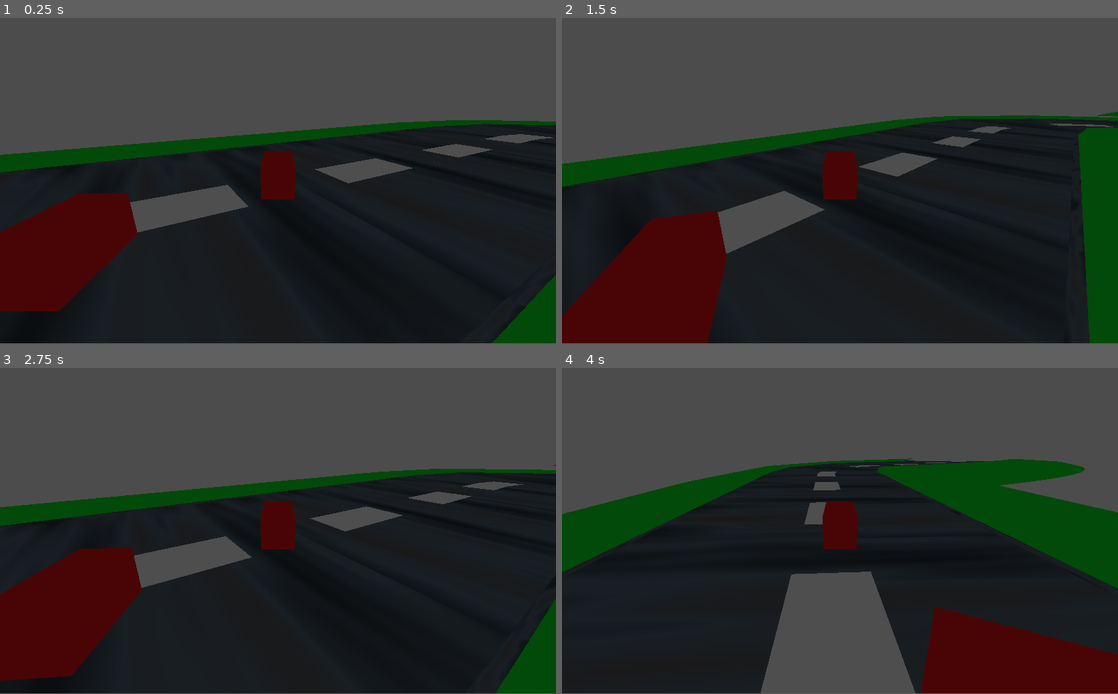
Above: before the commit, frames 1-4 (two rows, left to right).
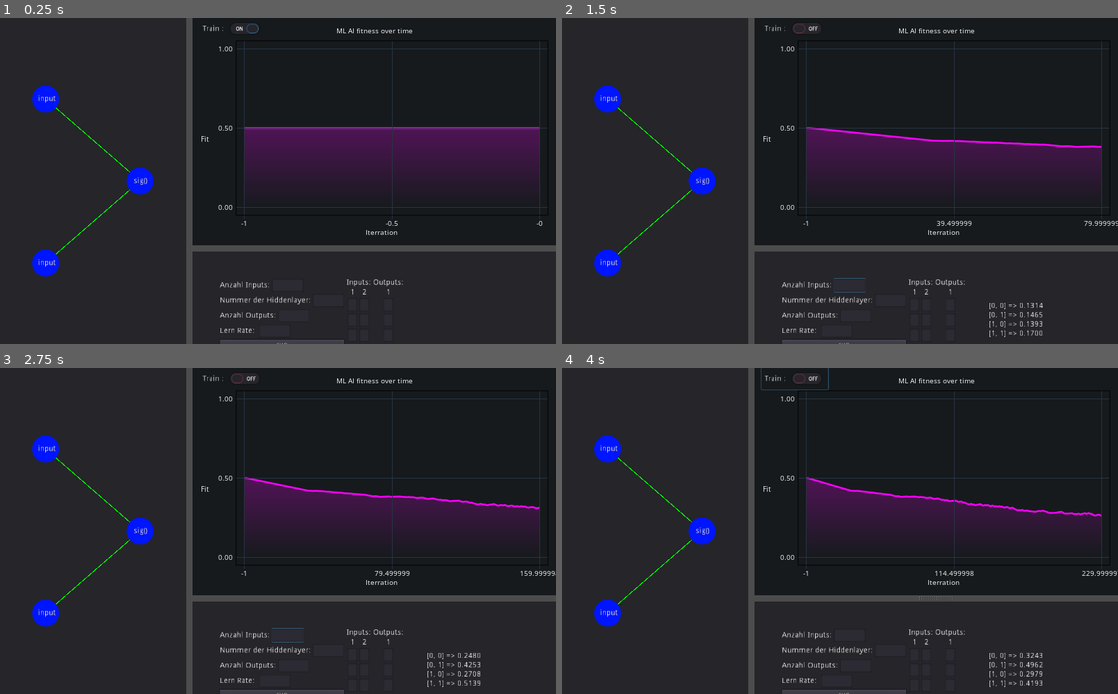
Above: after the commit, the same moments.

Repository: ex0rix/GML
Game: Godot game, scene res://Main.tscn
The game is run twice, just before and just after one commit, with the same random seed, the same clock (stepped at 60 frames per second) and the same inputs. Before the commit the project starts from res://Spatial.tscn.
Inputs (mouse positions are in pixels of both pictures, inside the frame that each line leads up to):
- Up to frame 1 (0.25 s): no input
- Up to frame 2 (1.5 s): click (795, 27) at 0.5 s, where only the run after the commit has a clickable "Train :"; move the mouse to (962, 164) at 1.27 s; hold Right (ui_right) from 1.28 s (still down)
- Up to frame 3 (2.75 s): move the mouse to (166, 547) at 2.02 s; release Right (ui_right) at 2.03 s; hold Left (ui_left) from 2.03 s (still down)
- Up to frame 4 (4 s): move the mouse to (895, 459) at 2.77 s; release Left (ui_left) at 2.78 s; hold Right (ui_right) 2.78-3.53 s; move the mouse to (812, 596) at 3.52 s; hold Up (ui_up) from 3.53 s (still down)
In our replay, the window is 800x468 before the commit and 800x469 after it. These sizes can differ from the game's own. Grey fills any space a smaller window leaves; there, only what the larger window draws over its background counts as a difference.

The runs differ from the first frame. In frame 1, 59% of the frame differs, in the area x 0-100%, y 0-100%; in frame 2, 61%; in frame 3, 58%; in frame 4, 64%.

Commit message:
Version 1.0

Diff:
--- a/Main.tscn
+++ b/Main.tscn
@@ -19,6 +19,8 @@
 rect_clip_content = true
 
 [node name="ArchitectureDiagramm" parent="HSplitContainer2/ScrollContainer" instance=ExtResource( 4 )]
+Spaltenanzahl = 2
+anzahlProSpalte = [ 2, 1 ]
 
 [node name="HSplitContainer" type="VSplitContainer" parent="HSplitContainer2"]
 margin_left = 355.0
@@ -63,7 +65,8 @@
 margin_top = 50.0
 margin_right = 669.0
 margin_bottom = 170.0
+architectureDiagrammPath = NodePath("../../../ScrollContainer/ArchitectureDiagramm")
 
-[connection signal="dragged" from="HSplitContainer2" to="." method="_on_HSplitContainer2_dragged"]
+[connection signal="resized" from="HSplitContainer2/ScrollContainer" to="." method="_on_ScrollContainer_resized"]
 [connection signal="toggled" from="HSplitContainer2/HSplitContainer/Container/CheckButton" to="." method="_on_CheckButton_toggled"]
 [connection signal="run" from="HSplitContainer2/HSplitContainer/Panel/Settings" to="." method="_on_Settings_run"]
--- a/NeuralNetwork.gd
+++ b/NeuralNetwork.gd
@@ -56,8 +56,8 @@
 		else:
 			for j in _neuronLayers[i-1].size():
 				neuronInputs.append(_neuronLayers[i-1][j].getOutput())
-		if neuronInputs.size() == 1:
-			breakpoint
+#		if neuronInputs.size() == 1:
+#			breakpoint
 		for j in _neuronLayers[i].size():
 			_neuronLayers[i][j].applyDelta(neuronInputs, _stepSize)
 
--- a/Neuron.gd
+++ b/Neuron.gd
@@ -51,6 +51,6 @@
 
 func _randomize_weights(stepSize):
 	for i in _weights.size():
-		_weights[i] = clamp(_weights[i] + stepSize * (randf() - 0.5), -5.0, 5.0)
+		_weights[i] = clamp(0.0 + stepSize * (randf() - 0.5), -5.0, 5.0)
 	_bias = clamp(_bias + stepSize * (randf() - 0.5), -5.0, 5.0)
 	_bias = -2.5
--- a/Settings.gd
+++ b/Settings.gd
@@ -116,8 +116,8 @@
 		architectureDiagramm.changeDiagramm(anzahlHiddenlayer+2, aProSpalte)
 
 	var dataSet = {
-		"inputs" : [],
-		"outputs" : []
+		"inputs" : inputs,
+		"outputs" : outputs
 	}
 	self.emit_signal("run", aProSpalte, stepSize, dataSet)
 
--- a/Settings.tscn
+++ b/Settings.tscn
@@ -973,6 +973,12 @@
 rect_min_size = Vector2( 70, 0 )
 size_flags_horizontal = 0
 text = "-"
+
+[node name="Label" type="Label" parent="HBoxContainer"]
+margin_left = 381.0
+margin_top = 77.0
+margin_right = 381.0
+margin_bottom = 91.0
 
 [connection signal="text_changed" from="HBoxContainer/ValInput/HBoxContainer2/anzahlInputs" to="." method="_on_anzahlInputs_text_changed"]
 [connection signal="text_changed" from="HBoxContainer/ValInput/HBoxContainer/anzahlHiddenlayer" to="." method="_on_anzahlHiddenlayer_text_changed"]
--- a/TestNNetwork.gd
+++ b/TestNNetwork.gd
@@ -29,7 +29,7 @@
 func _ready():
 	neuralNetwork = NeuralNetwork.new([2, 4, 1], 1.8)
 	#$HSplitContainer2/HSplitContainer/Panel/Settings._on_run_pressed()
-	run = true
+	run = false
 	#seed(42069)
 	randomize()
 	neuralNetwork.radomize_weights(1.9)
@@ -48,14 +48,21 @@
 			##Only ONE output at moment TODO array lenght
 			var outputDif = pow(curDataSet["outputs"][i][0] - outputs[0], 2)
 			totalError += outputDif
-		totalError = totalError / nTrainingSets
+		if totalError != 0:
+			totalError = totalError / nTrainingSets
 
-#		if bestOutputDif > totalError:# || iter % 500 == 0:
-#			bestOutputDif = totalError
-#			##Print debug###
-#			print(iter, ": ", bestOutputDif)
-#			for i in nTrainingSets:
-#				print(curDataSet["inputs"][i], " => ",neuralNetwork.calc(curDataSet["inputs"][i]))
+		if bestOutputDif > totalError:# || iter % 500 == 0:
+			bestOutputDif = totalError
+			##Print debug###
+			#print(iter, ": ", bestOutputDif)
+			var bestLabel = $HSplitContainer2/HSplitContainer/Panel/Settings.get_node("HBoxContainer/Label")
+			bestLabel.text = ""
+			for i in nTrainingSets:
+
+				bestLabel.text += String(curDataSet["inputs"][i])+ " => "
+				for j in neuralNetwork.calc(curDataSet["inputs"][i]).size():
+					bestLabel.text += "%2.4f" % neuralNetwork.calc(curDataSet["inputs"][i])[j] + "\n"
+				#print(curDataSet["inputs"][i], " => ",neuralNetwork.calc(curDataSet["inputs"][i]))
 		if iter != 0:
 			chartFuncs[0].add_point(iter, totalError)
 
@@ -88,20 +95,23 @@
 	cp.y_tick_size = 1
 	cp.title = "ML AI fitness over time"
 	cp.x_label = "Iterration"
-	cp.y_label = "Fitness"
+	cp.y_label = "Fit"
 	cp.x_scale = 2
 	cp.y_scale = 2
 	cp.interactive = true # false by default, it allows the chart to create a tooltip to show point values
 	return cp
 
-func _on_HSplitContainer2_dragged(offset):
-	$HSplitContainer2/ScrollContainer/ArchitectureDiagramm.get_child(0).update()
-
 
 func _on_Settings_run(nLayer, stepSize, newDataSet):
 	curDataSet = newDataSet
-	print(nLayer, stepSize)
+	#print("==>", nLayer, stepSize)
 	run = true
 	neuralNetwork = NeuralNetwork.new(nLayer, stepSize)
 	neuralNetwork.radomize_weights(1.9)
 	iter = 0
+	bestOutputDif = 1.0
+
+
+
+func _on_ScrollContainer_resized():
+	$HSplitContainer2/ScrollContainer/ArchitectureDiagramm.get_child(0).update()
--- a/project.godot
+++ b/project.godot
@@ -140,7 +140,7 @@
 "Bar": "",
 "BarPlotter": "",
 "Canvas": "",
-"Chart": "",
+"Chart": "res://addons/easy_charts/utilities/icons/linechart.svg",
 "ChartProperties": "",
 "DataFrame": "",
 "DataTooltip": "",
@@ -165,8 +165,12 @@
 [application]
 
 config/name="Neural Network 00"
-run/main_scene="res://Spatial.tscn"
+run/main_scene="res://Main.tscn"
 config/icon="res://icon.png"
+
+[display]
+
+window/stretch/mode="2d"
 
 [gui]
 
